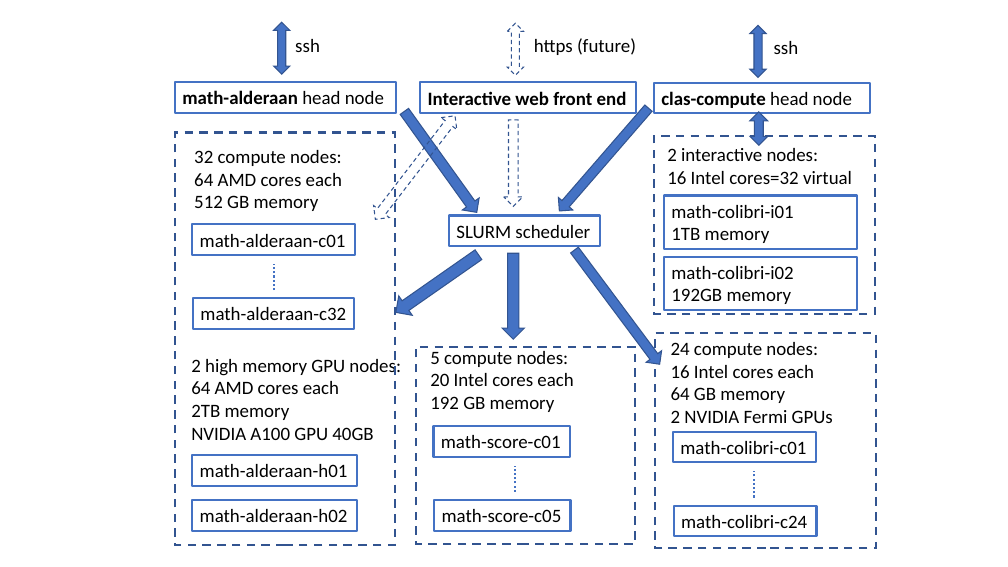
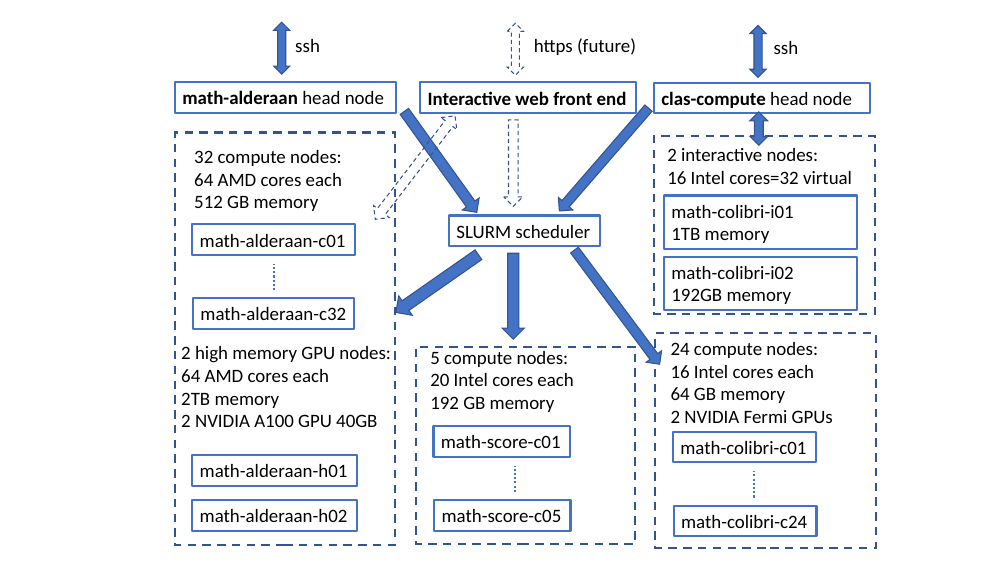
Before and after one commit to ccmucdenver/ccm-docs, a slide deck: slide 1 of resources/img.pptx. Drawn at 1008x567 pixels with LibreOffice and Linux fonts; fonts in the diff are those of the drawing. Boxes give left, top, right and bottom in pixels: in the first picture for what was removed or moved away, otherwise in the second. Text is boxed around its words. In the diff, an @@ line names an element or a change of style, - is before the commit and + after.

```diff
--- a/resources/img.pptx
+++ b/resources/img.pptx
@@ text "2 high memory GPU nodes:": place and size @@
-text "2 high memory GPU nodes:" at box(191, 356, 401, 440)
+text "2 high memory GPU nodes:" at box(181, 346, 391, 427)
@@ text at box(181, 414, 377, 427): text changed @@
-NVIDIA A100 GPU 40GB
+2 NVIDIA A100 GPU 40GB
```
Also in this commit, not shown: 1 other file.
